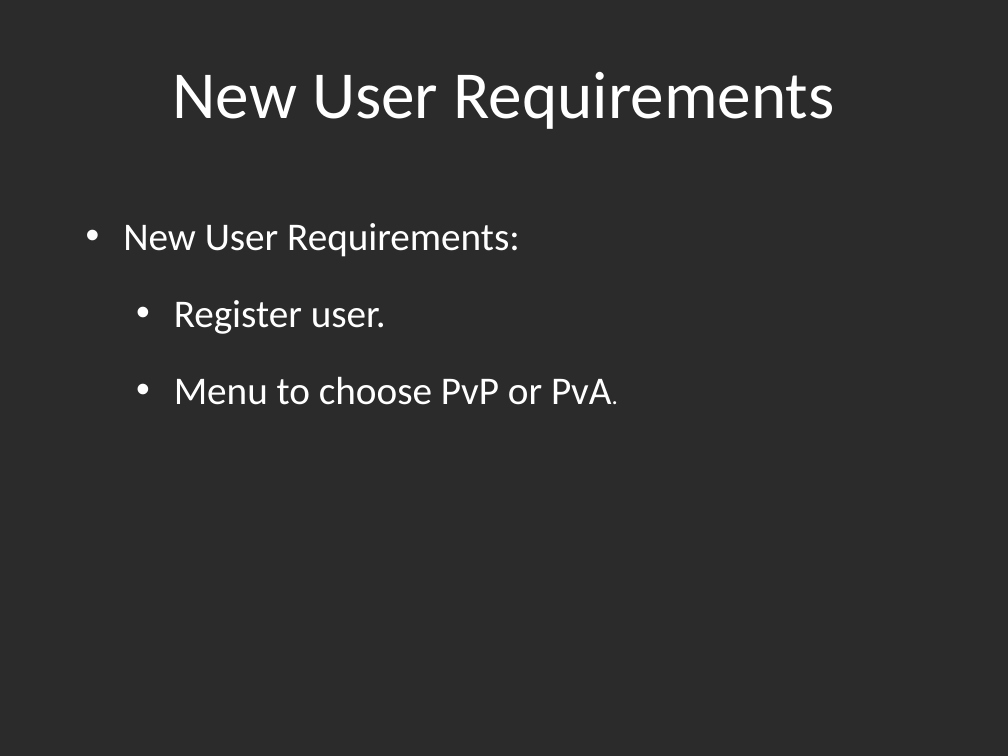
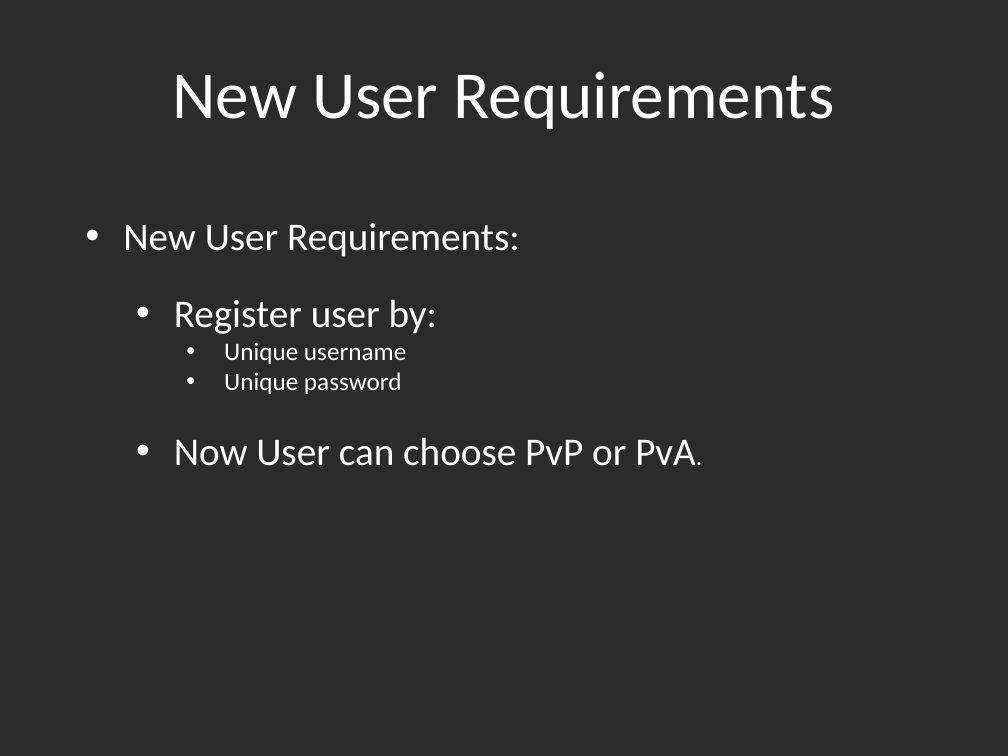
Before and after one commit to Amatarasu/A-Team, a slide deck: slide 5 of Power Point Presentation.pptx. Drawn at 1008x756 pixels with LibreOffice and Linux fonts; fonts in the diff are those of the drawing; background and template pictures are left out; a plain dark background stands for a picture behind light text. Boxes give left, top, right and bottom in pixels: in the first picture for what was removed or moved away, otherwise in the second. Text is boxed around its words. In the diff, an @@ line names an element or a change of style, - is before the commit and + after.

```diff
--- a/Power Point Presentation.pptx
+++ b/Power Point Presentation.pptx
@@ text at box(174, 299, 696, 466): text changed @@
-  • Register user.
-  • Menu to choose PvP or PvA.
+  • Register user by:
+    • Unique username
+    • Unique password
+  • Now User can choose PvP or PvA.
```
Also in this commit, not shown: 2 other slides changed.
